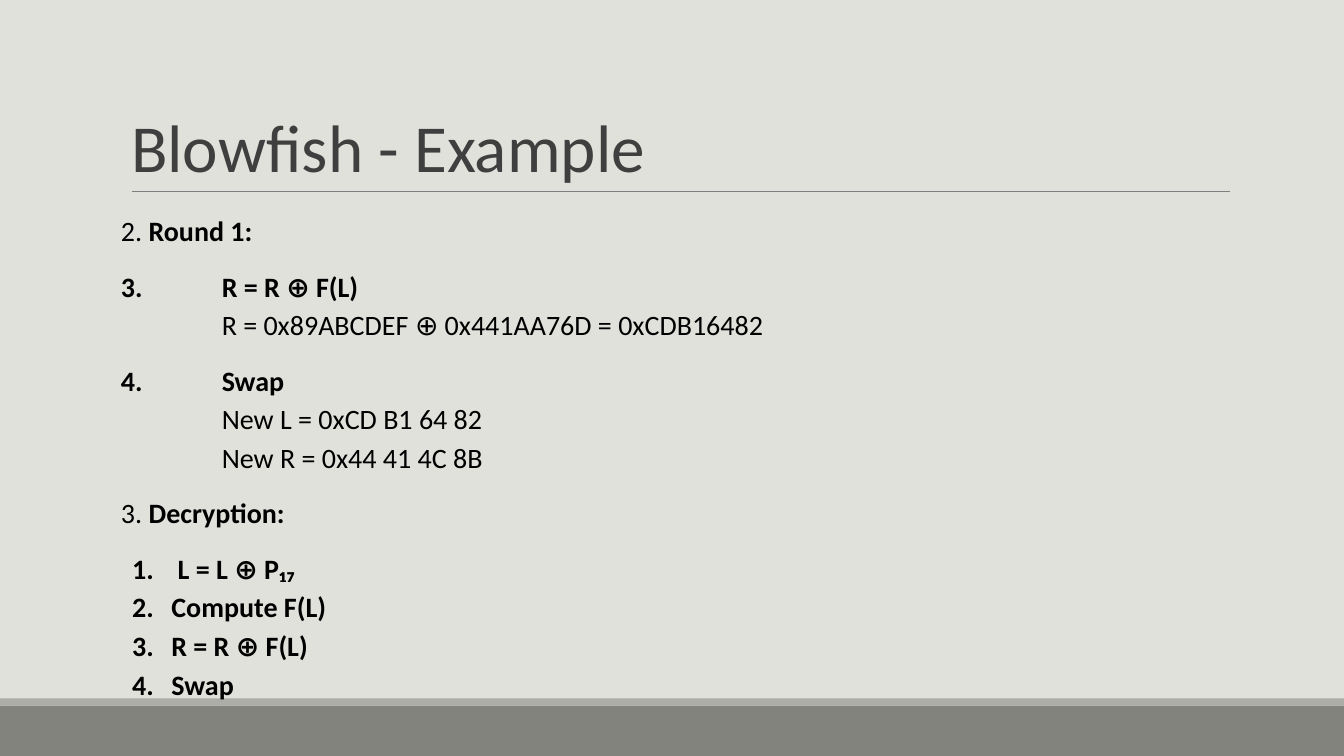
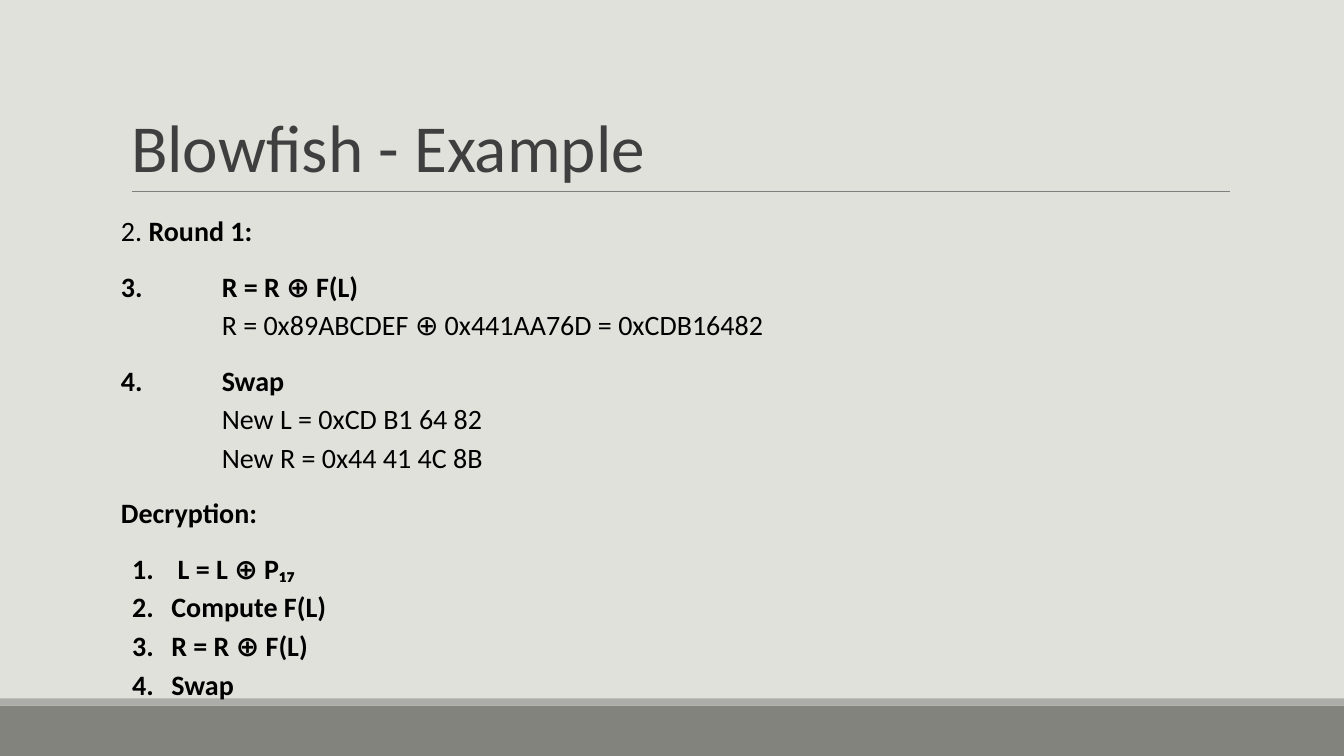
Before and after one commit to ShlomiFridman/CryptoProject2025, a slide deck: slide 11 of CryptoPresentation.pptx (slide 16 before the commit). Drawn at 1344x756 pixels with LibreOffice and Linux fonts; fonts in the diff are those of the drawing. Boxes give left, top, right and bottom in pixels: in the first picture for what was removed or moved away, otherwise in the second. Text is boxed around its words. In the diff, an @@ line names an element or a change of style, - is before the commit and + after.

```diff
--- a/CryptoPresentation.pptx
+++ b/CryptoPresentation.pptx
@@ text at [121,503,257,528]: text changed @@
-3. Decryption:
+Decryption:
```
Also in this commit, not shown: 7 other slides changed, 2 slides added, 15 slides removed, 3 other files.
